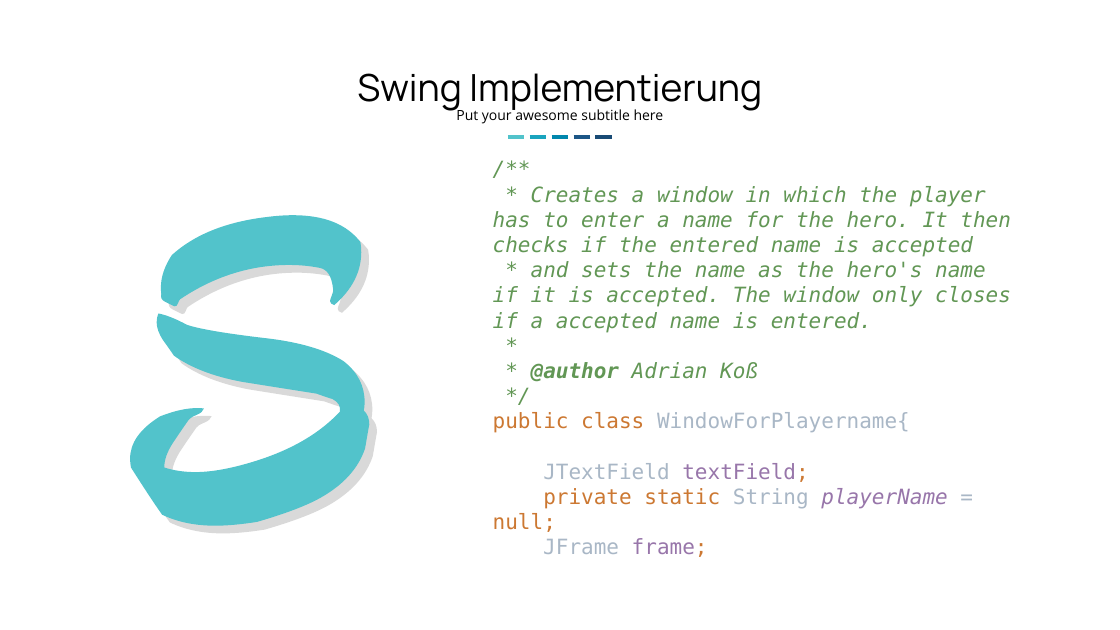
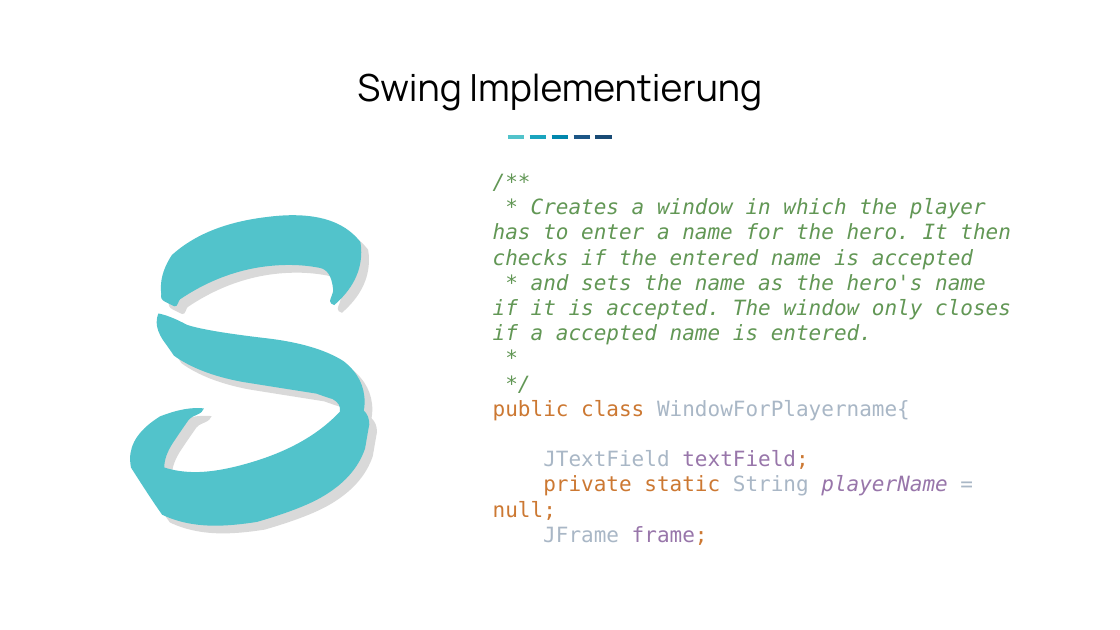
Before and after one commit to jhauter/pm-dungeon3, a slide deck: slide 2 of Präsentation/Projektpräsentation PaAdMi.pptx (slide 1 before the commit). Drawn at 1120x630 pixels with LibreOffice and Linux fonts; fonts in the diff are those of the drawing. Boxes give left, top, right and bottom in pixels: in the first picture for what was removed or moved away, otherwise in the second. Text is boxed around its words. In the diff, an @@ line names an element or a change of style, - is before the commit and + after.

```diff
--- a/Präsentation/Projektpräsentation PaAdMi.pptx
+++ b/Präsentation/Projektpräsentation PaAdMi.pptx
@@ text removed at [456,107,664,124] @@
-Put your awesome subtitle here
@@ text at [493,198,1011,520]: text changed @@
-/**
-* Creates a window in which the player has to enter a name for the hero. It then checks if the entered name is accepted
-* and sets the name as the hero's name if it is accepted. The window only closes if a accepted name is entered.
-*
-* @author Adrian Koß
-*/
-public class WindowForPlayername{
-JTextField textField;
-private static String playerName = null;
-JFrame frame;
+/**
+* Creates a window in which the player has to enter a name for the hero. It then checks if the entered name is accepted
+* and sets the name as the hero's name if it is accepted. The window only closes if a accepted name is entered.
+*
+*/
+public class WindowForPlayername{
+JTextField textField;
+private static String playerName = null;
+JFrame frame;
```
Also in this commit, not shown: 5 slides added, 3 slides removed, 1 other file.
